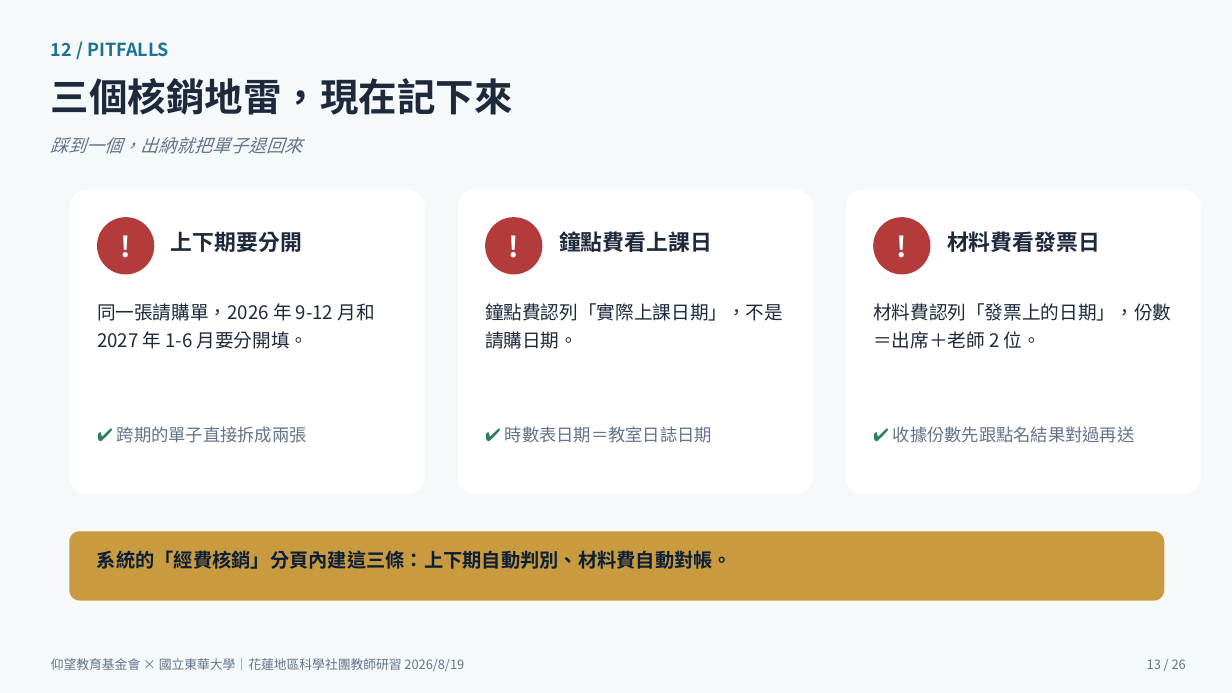
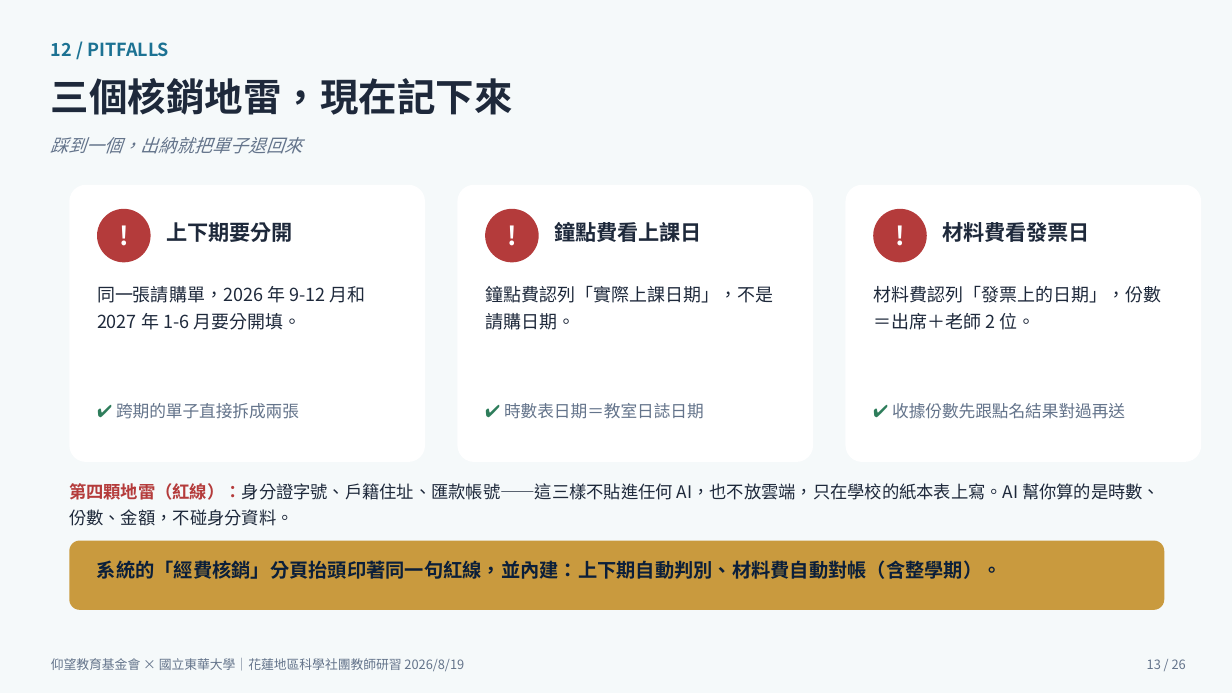
Before and after one commit to cwstedctw/sci-club-toolkit, a slide deck: slide 13 of part2-豐兆/20260819仰望研習主講_從零打造社團管理系統_游豐兆.pptx. Drawn at 1232x693 pixels with LibreOffice and Linux fonts; fonts in the diff are those of the drawing. Boxes give left, top, right and bottom in pixels: in the first picture for what was removed or moved away, otherwise in the second. Text is boxed around its words. In the diff, an @@ line names an element or a change of style, - is before the commit and + after.

```diff
--- a/part2-豐兆/20260819仰望研習主講_從零打造社團管理系統_游豐兆.pptx
+++ b/part2-豐兆/20260819仰望研習主講_從零打造社團管理系統_游豐兆.pptx
@@ rounded rectangle: place and size @@
-rounded rectangle at box(69, 189, 425, 494)
+rounded rectangle at box(69, 185, 425, 462)
@@ ellipse "!": place and size @@
-ellipse "!" at box(97, 217, 154, 274)
+ellipse "!" at box(97, 209, 151, 262)
@@ rounded rectangle: place and size @@
-rounded rectangle at box(457, 189, 813, 494)
+rounded rectangle at box(457, 185, 813, 462)
@@ size 22 to 20 pt in 3 elements at box(873, 209, 927, 262), box(97, 209, 151, 262), box(485, 209, 539, 262) @@
@@ ellipse "!": place and size @@
-ellipse "!" at box(485, 217, 543, 274)
+ellipse "!" at box(485, 209, 539, 262)
@@ rounded rectangle: place and size @@
-rounded rectangle at box(846, 189, 1202, 494)
+rounded rectangle at box(846, 185, 1202, 462)
@@ ellipse "!": place and size @@
-ellipse "!" at box(873, 217, 931, 274)
+ellipse "!" at box(873, 209, 927, 262)
@@ text "上下期要分開": place and size @@
-text "上下期要分開" at box(171, 231, 302, 252)
+text "上下期要分開" at box(166, 222, 293, 242)
@@ text "鐘點費看上課日": place and size @@
-text "鐘點費看上課日" at box(559, 231, 712, 252)
+text "鐘點費看上課日" at box(554, 222, 702, 242)
@@ size 17 to 16.5 pt in 3 elements at box(554, 222, 702, 242), box(166, 222, 293, 242), box(942, 222, 1090, 242) @@
@@ text "材料費看發票日": place and size @@
-text "材料費看發票日" at box(947, 231, 1100, 252)
+text "材料費看發票日" at box(942, 222, 1090, 242)
@@ text "同一張請購單，2026 年 9-12 月和 2027 ...": place and size @@
-text "同一張請購單，2026 年 9-12 月和 2027 ..." at box(97, 303, 374, 349)
+text "同一張請購單，2026 年 9-12 月和 2027 ..." at box(97, 286, 366, 330)
@@ text "鐘點費認列「實際上課日期」，不是請購日期。": place and size @@
-text "鐘點費認列「實際上課日期」，不是請購日期。" at box(485, 303, 783, 349)
+text "鐘點費認列「實際上課日期」，不是請購日期。" at box(485, 285, 773, 330)
@@ size 14.5 to 14 pt; line spacing 1.25 to 1.22 in 3 elements at box(97, 286, 366, 330), box(485, 285, 773, 330), box(873, 285, 1161, 330) @@
@@ text "材料費認列「發票上的日期」，份數＝出席＋老師 2 位。": place and size @@
-text "材料費認列「發票上的日期」，份數＝出席＋老師 2 位。" at box(873, 303, 1171, 349)
+text "材料費認列「發票上的日期」，份數＝出席＋老師 2 位。" at box(873, 285, 1161, 330)
@@ text "✔ 跨期的單子直接拆成兩張": place and size @@
-text "✔ 跨期的單子直接拆成兩張" at box(117, 426, 307, 443)
+text "✔ 跨期的單子直接拆成兩張" at box(116, 403, 299, 419)
@@ text "✔ 時數表日期＝教室日誌日期": place and size @@
-text "✔ 時數表日期＝教室日誌日期" at box(505, 426, 712, 443)
+text "✔ 時數表日期＝教室日誌日期" at box(504, 403, 704, 419)
@@ size 14 to 13.5 pt in "✔"; size 13.5 to 13 pt in 3 elements at box(116, 403, 299, 419), box(504, 403, 704, 419), box(892, 403, 1125, 419) @@
@@ text "✔ 收據份數先跟點名結果對過再送": place and size @@
-text "✔ 收據份數先跟點名結果對過再送" at box(893, 426, 1135, 443)
+text "✔ 收據份數先跟點名結果對過再送" at box(892, 403, 1125, 419)
@@ text added at box(69, 483, 1160, 526), 13.5 pt, text #1E293B @@
+第四顆地雷（紅線）：身分證字號、戶籍住址、匯款帳號——這三樣不貼進任何 AI，也不放雲端，只在學校的紙本表上寫。AI 幫你算的是時數、份數、金額，不碰身分資料。
@@ rounded rectangle: place and size @@
-rounded rectangle at box(69, 531, 1165, 601)
+rounded rectangle at box(69, 541, 1165, 610)
@@ text at box(97, 560, 1002, 579): text changed @@
-系統的「經費核銷」分頁內建這三條：上下期自動判別、材料費自動對帳。
+系統的「經費核銷」分頁抬頭印著同一句紅線，並內建：上下期自動判別、材料費自動對帳（含整學期）。
```
Also in this commit, not shown: 6 other slides changed, 2 other files.
